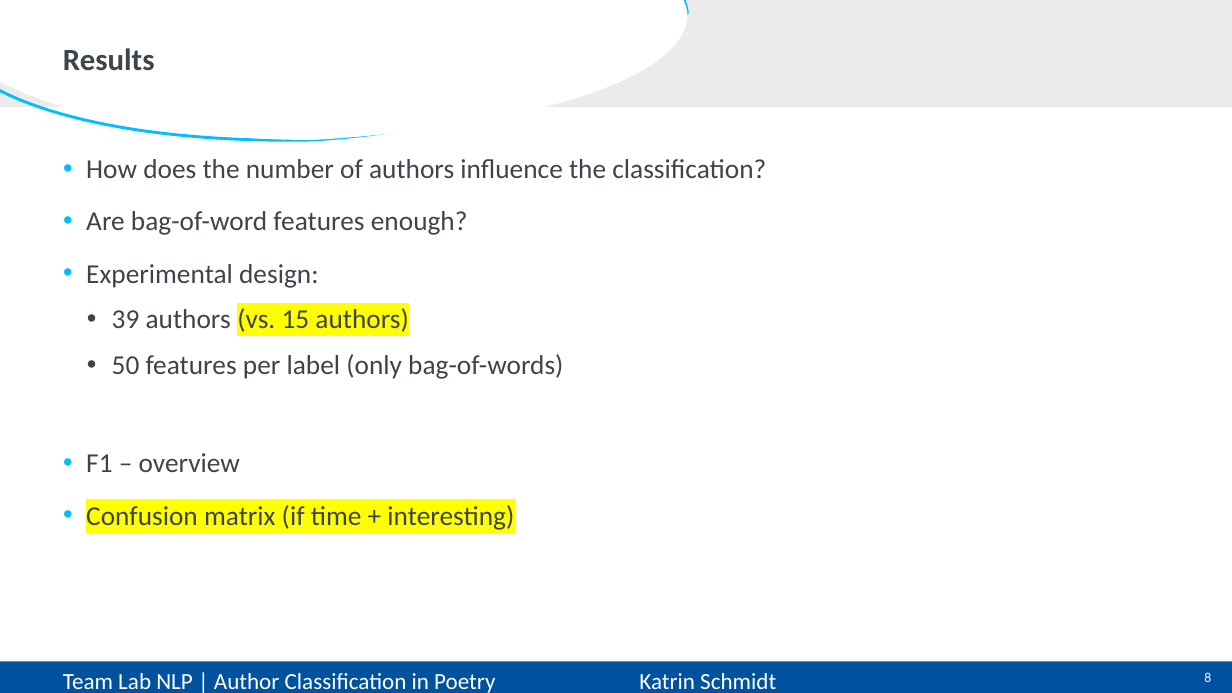
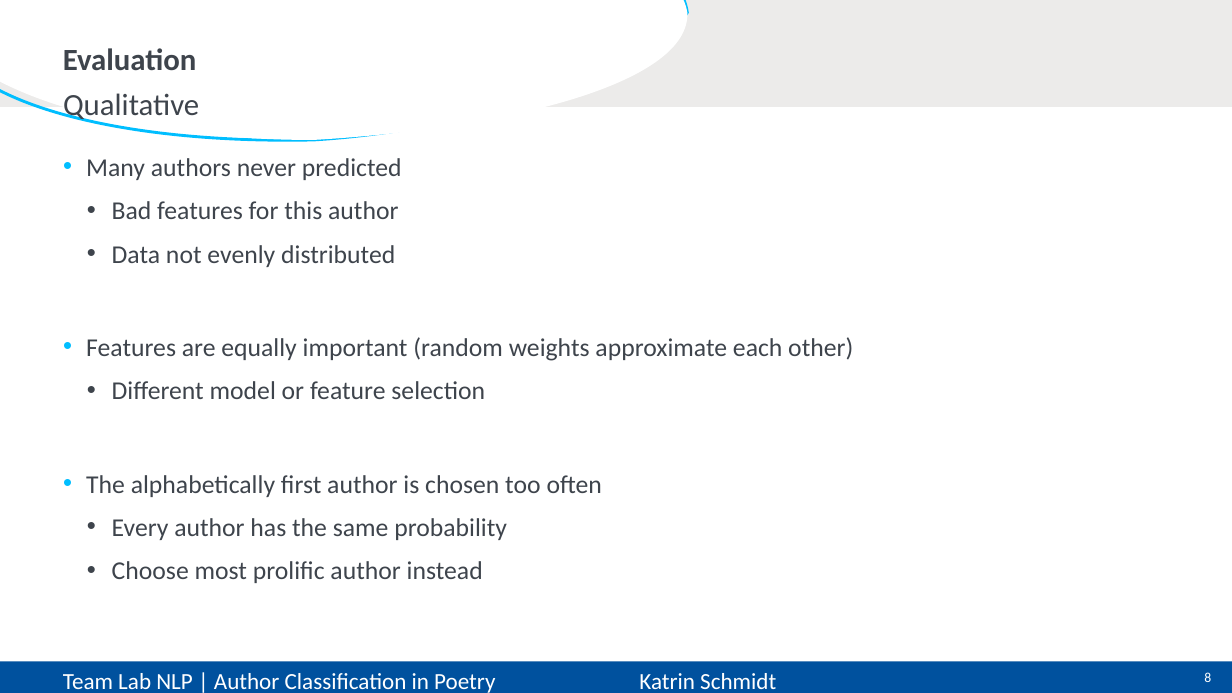
Before and after one commit to CarlottaQuensel/Author_Classification-Team_Lab, a slide deck: slide 8 of reports/TeamLab-presentation.pptx. Drawn at 1232x693 pixels with LibreOffice and Linux fonts; fonts in the diff are those of the drawing. Boxes give left, top, right and bottom in pixels: in the first picture for what was removed or moved away, otherwise in the second. Text is boxed around its words. In the diff, an @@ line names an element or a change of style, - is before the commit and + after.

```diff
--- a/reports/TeamLab-presentation.pptx
+++ b/reports/TeamLab-presentation.pptx
@@ title at bbox=[63, 48, 197, 71]: text changed @@
-Results
+Evaluation
@@ text added at bbox=[63, 93, 199, 123], 24 pt, text #3E444C @@
+Qualitative
@@ text at bbox=[86, 158, 853, 583]: text changed; size 21.3 to 20 pt @@
-• How does the number of authors influence the classification?
-• Are bag-of-word features enough?
-• Experimental design:
-  • 39 authors (vs. 15 authors)
-  • 50 features per label (only bag-of-words)
-• F1 – overview
-• Confusion matrix (if time + interesting)
+• Many authors never predicted
+  • Bad features for this author
+  • Data not evenly distributed
+• Features are equally important (random weights approximate each other)
+  • Different model or feature selection
+• The alphabetically first author is chosen too often
+  • Every author has the same probability
+  • Choose most prolific author instead
```
Also in this commit, not shown: 6 other slides changed, 1 slide added, 1 slide removed, 4 other files.
